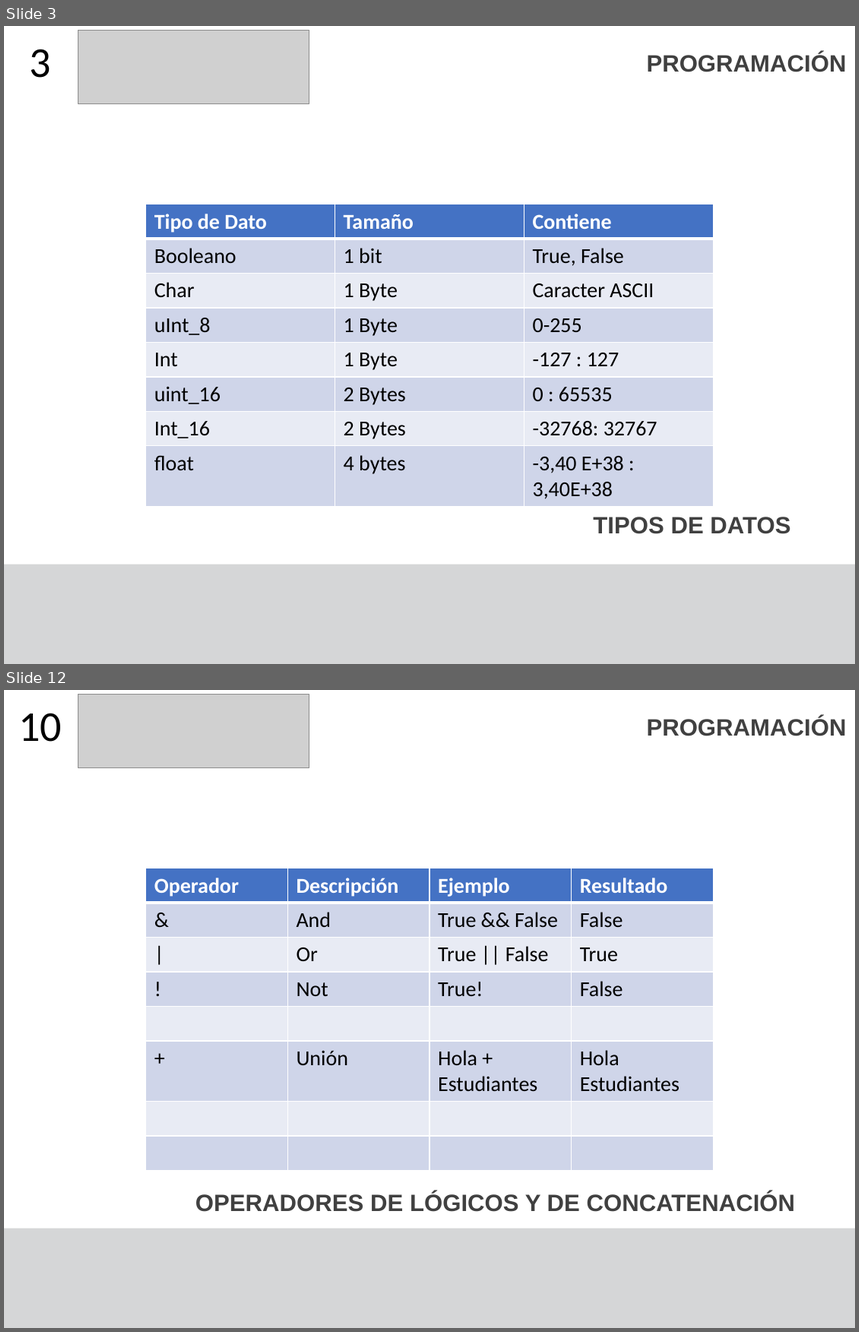
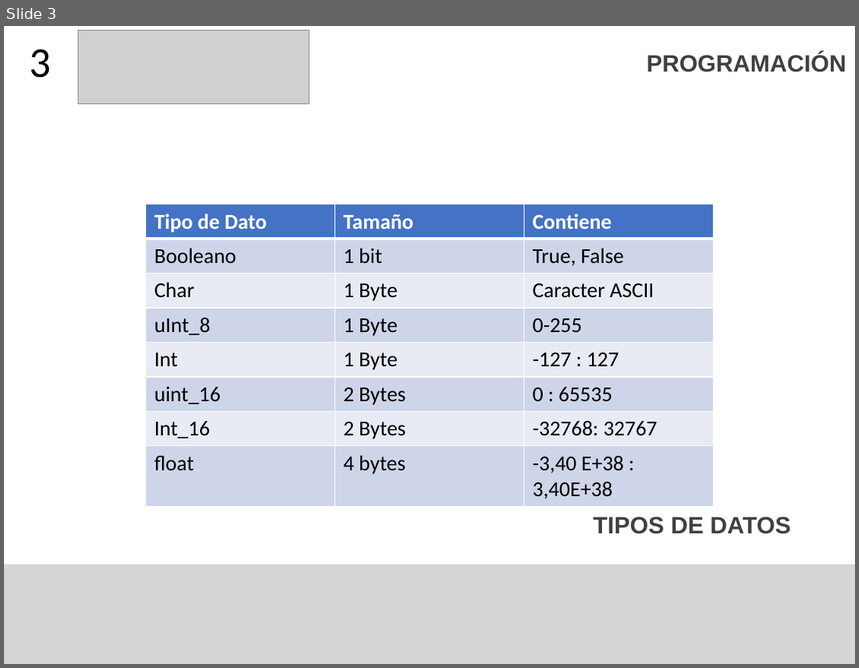
Before and after one commit to F4bian1012/Intro_Programacion, a slide deck: Sesion_1/Tipos de datos.pptx. Shown one above the other, each under a label of ours: slides 3 and 12 before the commit, slide 3 after it; the slides between them are not shown. The pictures are 859x1332 and 859x668 pixels, drawn with LibreOffice and Linux fonts; fonts in the diff are those of the drawing; grey boxes stand for pictures. Boxes give left, top, right and bottom in pixels: in the first picture for what was removed or moved away, otherwise in the second. Text is boxed around its words. In the diff, an @@ line names an element or a change of style, - is before the commit and + after.

```diff
--- a/Sesion_1/Tipos de datos.pptx
+++ b/Sesion_1/Tipos de datos.pptx
@@ slide 12 removed at <box>4,690,855,1328</box>, background #FFFFFF; not listed: 1 template element that a slide beside it also shows @@
@@ picture removed at <box>78,695,310,768</box> @@
@@ title removed at <box>18,713,62,742</box> @@
-10
@@ text removed at <box>647,717,847,736</box> @@
-PROGRAMACIÓN
@@ table removed at <box>146,869,715,1144</box>, 8 rows, 4 columns @@
-Operador | Descripción | Ejemplo | Resultado
-& | And | True && False | False
-| | Or | True || False | True
-! | Not | True! | False
- |  |  | 
-+ | Unión | Hola + Estudiantes | Hola Estudiantes
- |  |  | 
- |  |  | 
@@ text removed at <box>196,1193,796,1212</box> @@
-OPERADORES DE LÓGICOS Y DE CONCATENACIÓN
```
Also in this commit, not shown: 2 slides changed, 7 other slides removed, 2 other files.
